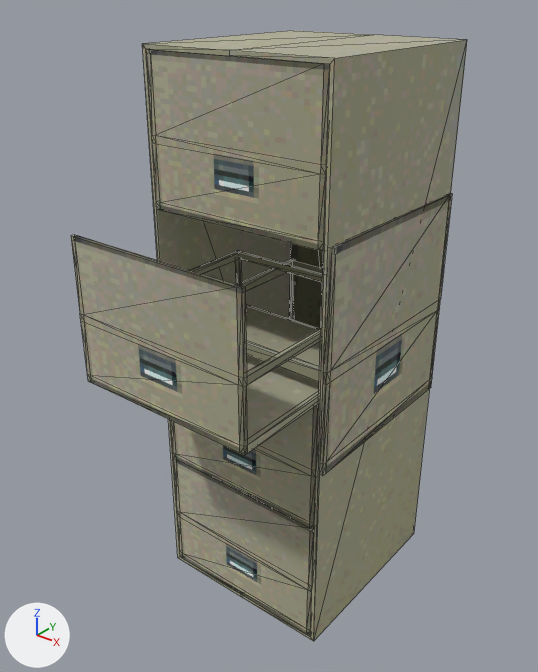
An edit to the glTF model models/objects/enviroments/03/03_file_cabinet_small_with_shelfs.glb, drawn before and after from the same camera.
The view is the same before and after, from a camera (50 mm lens) standing at (1.011, -1.404, 1.518) and looking at (-0.018, -0.118, 0.721). Every picture has the same lights, and +X, +Y and +Z are marked at lower left. The older version comes first. Mesh edges are drawn as thin lines. Where no turn or scale is listed for an object, it has been applied to the vertices. Vertices at exactly the same position are counted once.

Objects in the first picture: 'file_cabinet_small_shelf_fancy', 'file_cabinet_small_with_shelfs'.
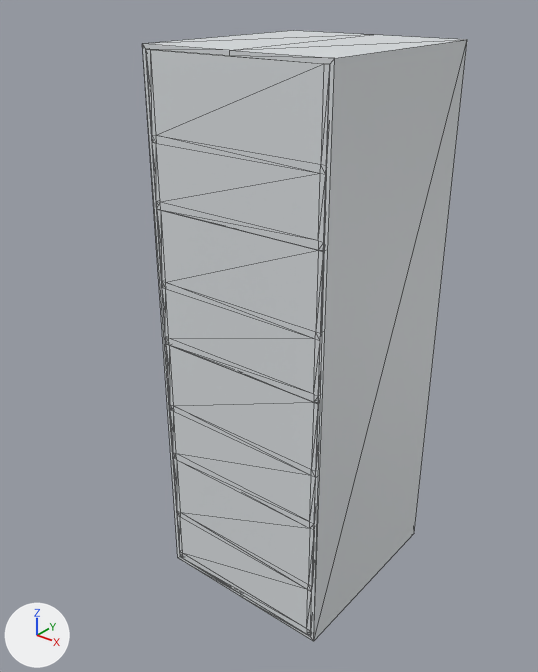
Where the newer file only moved an object's origin or applied its transform, the numbers keep the older frame.

Where the change shows, as pixel boxes (x1, y1, x2, y2) in the pictures (538 x 672 px; the box of a moved part takes in the faces that stretch with it):
'file_cabinet_small_with_shelfs', reshaped (18% narrower)
    before: (71, 30, 467, 642)
    after: (142, 30, 467, 642)
'file_cabinet_small_shelf_fancy', deleted
    before: (237, 194, 452, 476)
part 1 of me_plane_079, moved or reshaped
    before: (71, 234, 323, 455)
    after: (157, 209, 323, 404)
part 2 of me_plane_079, recoloured (lighter)
    both: (142, 30, 467, 642)

What changed in the scene script:
```text
Add mat_modern_lightgrey_matte:
    mat_modern_lightgrey_matte = principled_material('Modern_LightGrey_Matte')
    mat_modern_lightgrey_matte.base_color = (0.72, 0.75, 0.77)  # light grey #dde1e3
    mat_modern_lightgrey_matte.roughness = 0.56
Change me_plane_079:
    used by ob_file_cabinet_small_with_shelfs; location = (0.0, 0.0, 0.0)
    remove me_plane_079.from_pydata(...)  # 300 vertices, 646 faces; spans x -0.242..0.242, y -0.506..0.263, z -0.01..1.387
    add me_plane_079.from_pydata(...)  # 300 vertices, 646 faces; spans x -0.242..0.242, y -0.262..0.263, z -0.01..1.387
    me_plane_079 part 1: the loose piece of 72 vertices spanning x -0.232..0.232, y -0.506..0.018, z 0.689..1.033 is moved by (0.0, 0.244, 0.0), in mat_modern_lightgrey_matte (light grey #dde1e3)
    me_plane_079 part 2: 494 faces spanning x -0.242..0.242, y -0.262..0.263, z -0.01..1.387 switch from mat_file_cabinet_019 (picture img_file_cabinet_small) to mat_modern_lightgrey_matte (light grey #dde1e3)
Remove ob_file_cabinet_small_shelf_fancy:
    ob_file_cabinet_small_shelf_fancy = bpy.data.objects.new('file_cabinet_small_shelf_fancy', me_plane_080)
    ob_file_cabinet_small_shelf_fancy.location = (0.009, 0.002, 0.503)
```
